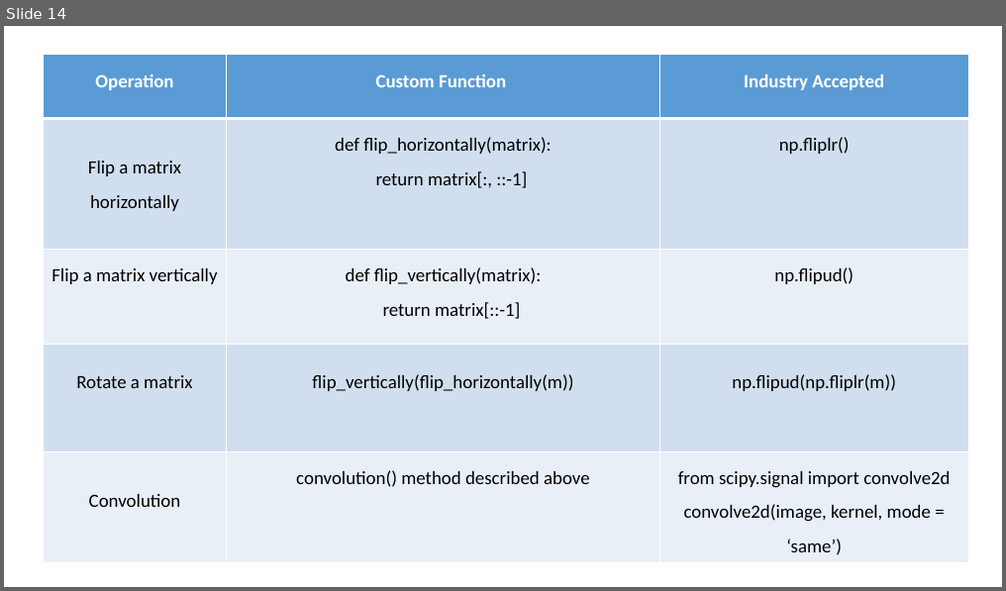
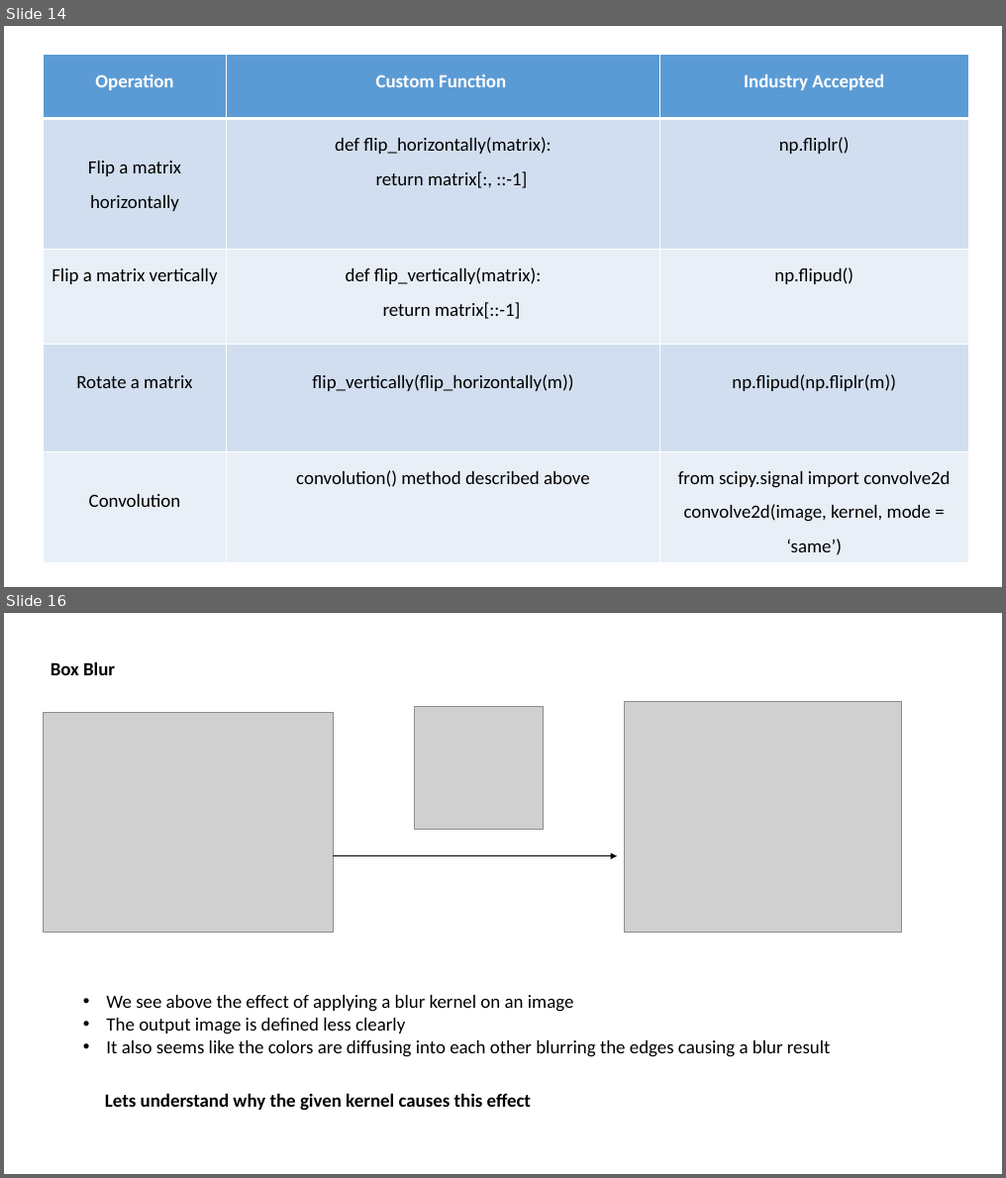
Before and after one commit to in-tandem/real_world_use_cases_1, a slide deck: images_playground/Convolution.pptx. Shown one above the other, each under a label of ours: slide 14 before the commit, slides 14 and 16 after it; the slides between them are not shown. The pictures are 1006x591 and 1006x1178 pixels, drawn with LibreOffice and Linux fonts; fonts in the diff are those of the drawing; grey boxes stand for pictures. Boxes give left, top, right and bottom in pixels: in the first picture for what was removed or moved away, otherwise in the second. Text is boxed around its words. In the diff, an @@ line names an element or a change of style, - is before the commit and + after.

```diff
--- a/images_playground/Convolution.pptx
+++ b/images_playground/Convolution.pptx
@@ slide 16 added at <box>4,613,1002,1174</box>, background #FFFFFF @@
@@ text added at <box>51,662,115,675</box>, 18 pt, text #000000, bold @@
+Box Blur
@@ picture added at <box>43,712,334,932</box> @@
@@ picture added at <box>414,707,544,830</box> @@
@@ picture added at <box>625,702,902,932</box> @@
@@ arrow added from (334, 857) to (617, 857), #000000 1.5 pt @@
@@ text added at <box>106,995,831,1058</box>, 18 pt, text #000000 @@
+• We see above the effect of applying a blur kernel on an image
+• The output image is defined less clearly
+• It also seems like the colors are diffusing into each other blurring the edges causing a blur result
@@ text added at <box>105,1093,531,1111</box>, 18 pt, text #000000, bold @@
+Lets understand why the given kernel causes this effect
```
Also in this commit, not shown: 1 slide changed, 11 other slides added, 13 other files.
